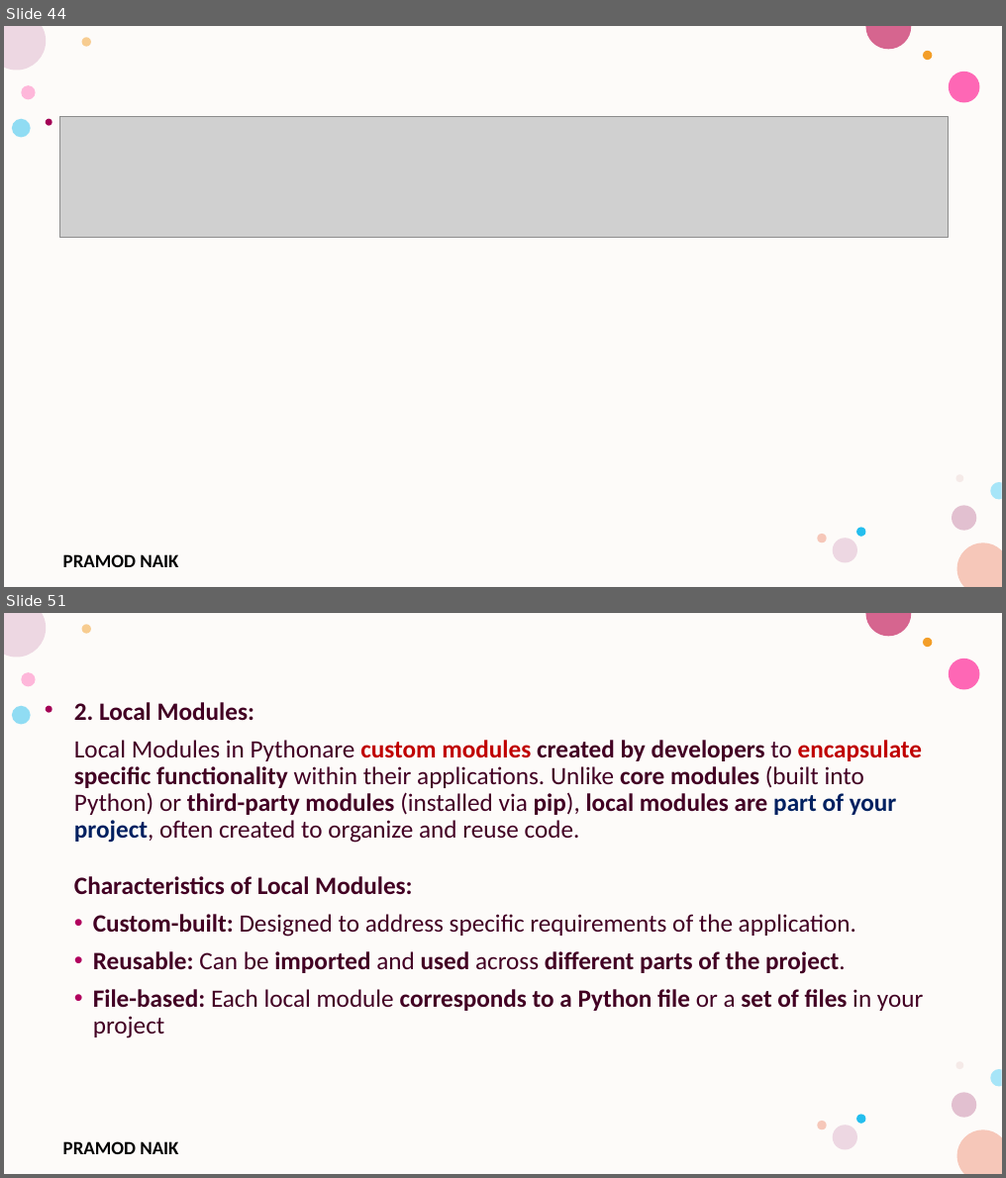
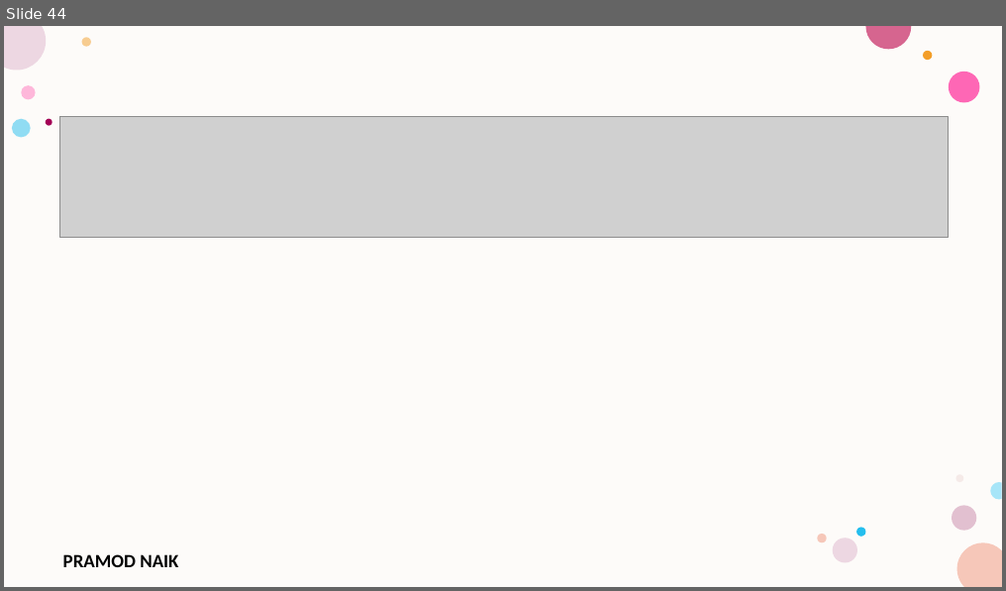
Before and after one commit to PRAMODNAIK-DEV/Backend-Dev-using-Python-FastAPI, a slide deck: FastAPI/Introduction to FastAPI.pptx. Shown one above the other, each under a label of ours: slides 44 and 51 before the commit, slide 44 after it; the slides between them are not shown. The pictures are 1006x1178 and 1006x591 pixels, drawn with LibreOffice and Linux fonts; fonts in the diff are those of the drawing; grey boxes stand for pictures; background and template pictures are left out. Boxes give left, top, right and bottom in pixels: in the first picture for what was removed or moved away, otherwise in the second. Text is boxed around its words. In the diff, an @@ line names an element or a change of style, - is before the commit and + after.

```diff
--- a/FastAPI/Introduction to FastAPI.pptx
+++ b/FastAPI/Introduction to FastAPI.pptx
@@ slide 51 removed at (4, 613, 1002, 1174), background #FFFFFF; not listed: 17 template elements that a slide beside it also shows @@
@@ text removed at (74, 702, 923, 1039) @@
-2. Local Modules:
-Local Modules in Pythonare custom modules created by developers to encapsulate specific functionality within their applications. Unlike core modules (built into Python) or third-party modules (installed via pip), local modules are part of your project, often created to organize and reuse code.
-Characteristics of Local Modules:
-• Custom-built: Designed to address specific requirements of the application.
-• Reusable: Can be imported and used across different parts of the project.
-• File-based: Each local module corresponds to a Python file or a set of files in your project
```
Also in this commit, not shown: 7 slides changed, 15 other slides removed, 1 other file.
